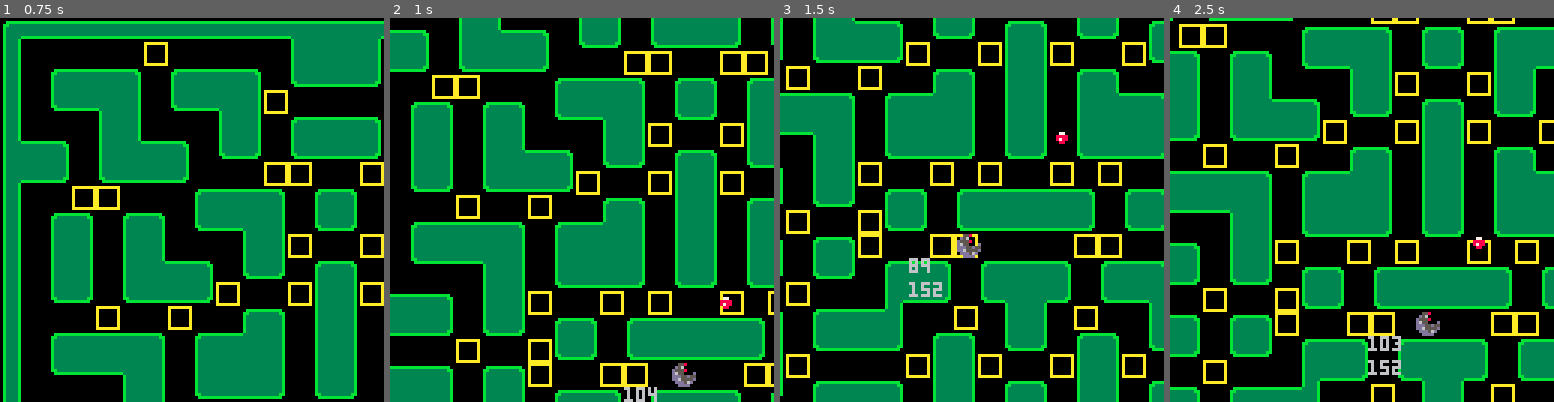
Above: before the commit, frames 1-4 (left to right).
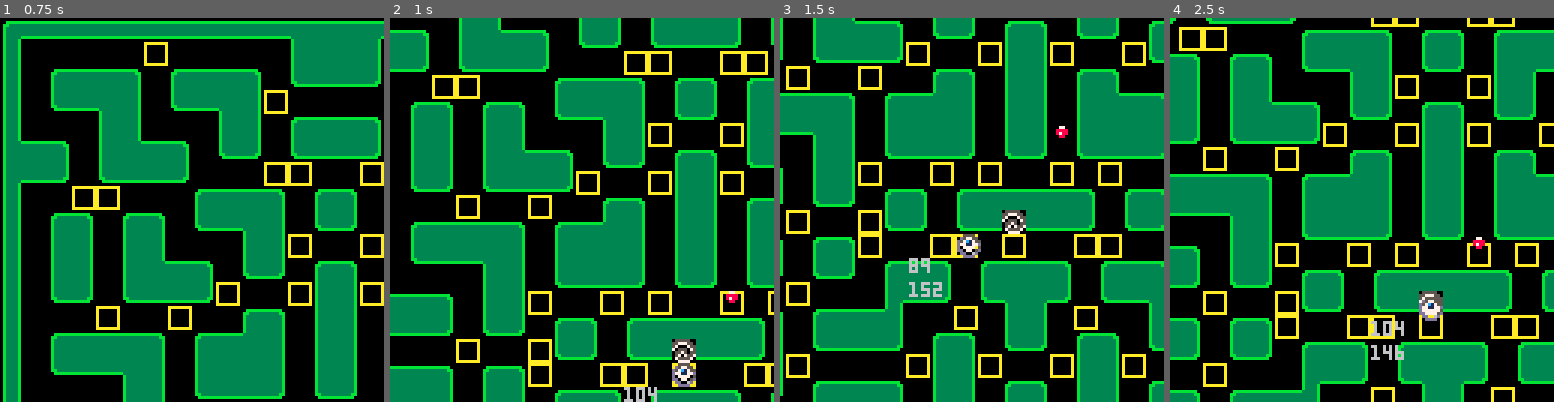
Above: after the commit, the same moments.

Repository: gnarza/CreepyCrawlers
Game: PICO-8 cartridge src/creepycrawler.p8
Two runs of this game, one before a commit and one after it. Both use one fixed random seed, a clock stepped at 60 frames per second and the inputs below.
Inputs:
- Up to frame 1 (0.75 s): tap X (X key) at 0.33 s; tap O (Z key) at 0.7 s
- Up to frame 2 (1 s): no input
- Up to frame 3 (1.5 s): tap X (X key) at 1.07 s
- Up to frame 4 (2.5 s): hold Right 1.6-2.1 s; tap O (Z key) at 1.7, 2.1 s; tap X (X key) at 1.85 s; hold Up 2.15-2.42 s; hold Right from 2.47 s (still down)

Frame 1 is identical in both runs. In frame 2, 0.8% of the frame differs, in the area x 73-91%, y 71-97%; in frame 3, 0.8%; in frame 4, 15%, in the area x 0-100%, y 0-99%.

Commit message:
Added Bug Evade And Bug Terminate
Bug now evades player, terminates itself at end of life-cycle, and dies if eaten by crawler.

Diff:
--- a/src/creepycrawler.p8
+++ b/src/creepycrawler.p8
@@ -89,16 +89,7 @@
  centerX=108
  centerY=120
 
--- these are all the tiles where actors have to make_bug
--- a decision on where to turn {x,y}
- forks={{6,1},{21,1},{11,3},{16,3},{3,7},{24,7},{11,6},
-  {15,6},{12,9},{15,9},{9,11},{12,11},{15,11},{18,11},
-  {1,12},{4,12},{7,12},{20,12},{23,12},{26,12},{23,18},
-  {20,16},{17,16},{15,16},{12,16},{10,16},{7,16},{4,18},
-  {7,18},{4,18},{7,19},{10,19},{11,19},{16,19},{17,19},
-  {20,19},{4,21},{23,21},{16,22},{11,22},{23,24},{18,24},
-  {9,24},{4,24},{1,26},{4,26},{23,26},{26,26},{18,27},
-  {12,27},{9,27},{4,29},{23,29},{20,18},{15,24},{12,24},{15,27}}
+ spawns={{104,144}}
 
  cam={}
  cam.x=0
@@ -111,7 +102,6 @@
 
 -- timer
  t=0
- t2=0
 
  pl=make_crawler(112,152)
  pl.sprite=32
@@ -123,6 +113,7 @@
  -- delete later
  make_bug(112,128)
  change_dir(bugs[1], 1,0)
+ bugs[1].state=2
 end
 
 function play_update()
@@ -140,7 +131,7 @@
 
 	draw_crawlers()
   draw_bugs()
-  -- print(newWay,pl.x-16,pl.y)
+  -- print(bugs[1].lifecyle,pl.x-16,pl.y)
   print(pl.x, pl.x-16,pl.y+8)
   print(pl.y, pl.x-16,pl.y+16)
 end
@@ -161,6 +152,7 @@
   --states:
   --1=crawl/wander
   --2=evade
+  --3=terminate
   b.state=1
 
   add(bugs,b)
@@ -251,6 +243,7 @@
         end
         a.tail=newTail
         a.length+=1
+        del(bugs,b)
       end
     end
 
@@ -291,21 +284,32 @@
 end
 
 function update_bugs()
--- needs path choosing mechanism...
--- after path choosing implemented then
 -- needs an algorithm for each state of the bug
 -- then needs a spawning feature added.
 
   for b in all(bugs) do
+    if(b.lifecyle==0) then
+      b.state=3
+      if(atSpawn(b))then
+        del(bugs,b)
+        break
+      end
+    else
+      b.lifecyle-=1
+    end
+
     if(atFork(b) or wallColl(b))then
-      rnd_mv(b)
-
+      if(b.state==1)then
+        rnd_mv(b)
+      elseif(b.state==2)then
+        local opp=opp_quad(pl)
+        trg_mv(b,opp[1],opp[2])
+      elseif(b.state==3)then
+        trg_mv(b,spawns[1][1],spawns[1][2])
+      end
     end
     b.x+=b.dx*b.speed
     b.y+=b.dy*b.speed
-
-      -- b.y=flr((b.y)/8)*8
-      -- b.x=flr((b.x)/8)*8
 
     -- screen wrapping
     if(b.x>centerX*2-6)then
@@ -325,6 +329,61 @@
     if(#dl>0)then
       change_dirA(o,dl[flr(rnd(#dl+1))])
     end
+end
+
+--target move
+--move towards a target
+function trg_mv(o,tx,ty)
+  --get avalible directions
+  local dl=check_dir(o)
+  --count directions
+  local c=#dl
+  local cd=0--closest dist
+  local fd=0--final direction
+  --find closest to target
+  for i=1,c,1 do
+   local d=dl[i]--dir to test
+   local dt=0--dir dist
+   --get dir dist
+   if(d==0)then
+    dt=dist(o.x+8,tx,o.y,ty)
+   elseif(d==1)then
+    dt=dist(o.x,tx,o.y+8,ty)
+   elseif(d==2)then
+    dt=dist(o.x-8,tx,o.y,ty)
+   elseif(d==3)then
+    dt=dist(o.x,tx,o.y-8,ty)
+   end
+   if(i==1 or dt<cd)then
+    cd=dt
+    fd=d
+   end
+  end
+  if(c>0)then
+   change_dirA(o,fd)
+  end
+end
+
+function dist(x1,x2,y1,y2)
+ return sqrt((x1-x2)*(x1-x2)+
+  (y1-y2)*(y1-y2))
+end
+
+-- return a tile that is in the opposite
+-- quadrant of actor
+function opp_quad(o)
+  local x=o.x
+  local y=o.y
+
+  if(x>112 and y>120)then
+    return {0,0}
+  elseif(x<=112 and y>120)then
+   return {224,0}
+  elseif(x>112 and y<=120)then
+    return {0,248}
+  elseif(x<=112 and y<=120)then
+    return {224,248}
+  end
 end
 
 -- finds available directions
@@ -393,14 +452,6 @@
 end
 
 function atFork(a)
-  -- local bugXTile=flr(b.x/8)
-  -- local bugYTile=flr(b.y/8)
-  --
-  -- for f in all(forks) do
-  --   if(bugXTile==f[1] and bugYTile==f[2]) return true
-  -- end
-  --
-  -- return false
   local dx=a.dx
   local dy=a.dy
 
@@ -415,6 +466,23 @@
   local ytile=flr((y+min(dy,0))/8)+max(dy,0)
 
   return(fget(mget(xtile,ytile), 7))
+end
+
+function atSpawn(a)
+  local dx=a.dx
+  local dy=a.dy
+
+  local x=a.x
+  local y=a.y
+
+  if(dy!=0) x=flr((x+4)/8)*8
+  if(dx!=0) y=flr((y+4)/8)*8
+
+  -- get tile ahead of crawler
+  local xtile=flr((x+min(dx,0))/8)+max(dx,0)
+  local ytile=flr((y+min(dy,0))/8)+max(dy,0)
+
+  return(fget(mget(xtile,ytile), 1))
 end
 
 -- return true if crawler colliding with bug
@@ -513,16 +581,16 @@
 3333333333333333333333333333333333333333333333330bb3333333333bb0333333b00b3333330b333333333333b0333333b0333333333333333333333333
 3333333b3333333333333333b3333333bbbbbbbbbbbbbbbb00bbbbbbbbbbbb00b33333b00b33333b0b333333b33333b0333333b033333333b33333333333333b
 333333b033333333333333330b333333000000000000000000000000000000000b3333b00b3333b00b3333330b3333b0333333b0333333330b333333333333b0
-005580000055d50000000000aaaaaaaa000000000000000000000000000000000000000000000000000000000000000000000000000000000000000000000000
-0d5600000d55555000000000a000000a000000000000000000000000000000000000000000000000000000000000000000000000000000000000000000000000
-d5558000d556555500077000a000000a000000000000000000000000000000000000000000000000000000000000000000000000000000000000000000000000
-d655000d65555d5d00888800a000000a000000000000000000000000000000000000000000000000000000000000000000000000000000000000000000000000
-ddd55d55dd55555d00878800a000000a000000000000000000000000000000000000000000000000000000000000000000000000000000000000000000000000
-dd65555ddd655d6d00088000a000000a000000000000000000000000000000000000000000000000000000000000000000000000000000000000000000000000
-0ddd56d00dddddd000000000a000000a000000000000000000000000000000000000000000000000000000000000000000000000000000000000000000000000
-00dddd0000dd6d0000000000aaaaaaaa000000000000000000000000000000000000000000000000000000000000000000000000000000000000000000000000
+005555000055d50000000000aaaaaaaa055555000000000000000000000000000000000000000000000000000000000000000000000000000000000000000000
+0d5775500d55555000000000a000000a557775500000000000000000000000000000000000000000000000000000000000000000000000000000000000000000
+d57c1755d556555500077000a000000a570007550000000000000000000000000000000000000000000000000000000000000000000000000000000000000000
+d771177d65555d5d00888800a000000a705550750000000000000000000000000000000000000000000000000000000000000000000000000000000000000000
+d0777705dd55555d00878800a000000a055750550000000000000000000000000000000000000000000000000000000000000000000000000000000000000000
+dd07705ddd655d6d00088000a000000a057075570000000000000000000000000000000000000000000000000000000000000000000000000000000000000000
+0dd006d00dddddd000000000a000000a075555700000000000000000000000000000000000000000000000000000000000000000000000000000000000000000
+00dddd0000dd6d0000000000aaaaaaaa007777000000000000000000000000000000000000000000000000000000000000000000000000000000000000000000
 __gff__
-0001010101010101010101010101010101010101010101010101010101010101204000800000000000000000010101010000000000000000000000000000000000000000000000000000000000000000000000000000000000000000000000000000000000000000000000000000000000000000000000000000000000000000
+0001010101010101010101010101010101010101010101010101010101010101204000800200000000000000010101010000000000000000000000000000000000000000000000000000000000000000000000000000000000000000000000000000000000000000000000000000000000000000000000000000000000000000
 0000000000000000000000000000000000000000000000000000000000000000000000000000000000000000000000000000000000000000000000000000000000000000000000000000000000000000000000000000000000000000000000000000000000000000000000000000000000000000000000000000000000000000
 __map__
 1905050505050505050505051e1d1d1f05050505050505050505051800000000000000000000000000000000000000000000000000000000000000000000000000000000000000000000000000000000000000000000000000000000000000000000000000000000000000000000000000000000000000000000000000000000
@@ -543,8 +611,8 @@
 0a000000000d0e00060f0f0700060700060f0f07000d0e000000000a00000000000000000000000000000000000000000000000000000000000000000000000000000000000000000000000000000000000000000000000000000000000000000000000000000000000000000000000000000000000000000000000000000000
 1a1d1d08000d0e23000023002300002300230000230d0e00091d1d1c00000000000000000000000000000000000000000000000000000000000000000000000000000000000000000000000000000000000000000000000000000000000000000000000000000000000000000000000000000000000000000000000000000000
 060f0f0700060700090800091d1d1d1d0800090800060700060f0f0700000000000000000000000000000000000000000000000000000000000000000000000000000000000000000000000000000000000000000000000000000000000000000000000000000000000000000000000000000000000000000000000000000000
-0000000023000023060700060f0f0f0f07000607230000230000000000000000000000000000000000000000000000000000000000000000000000000000000000000000000000000000000000000000000000000000000000000000000000000000000000000000000000000000000000000000000000000000000000000000
-091d1d080009082300002323000000002323000023090800091d1d0800000000000000000000000000000000000000000000000000000000000000000000000000000000000000000000000000000000000000000000000000000000000000000000000000000000000000000000000000000000000000000000000000000000
+0000000023000023060700060f240f0f07000607230000230000000000000000000000000000000000000000000000000000000000000000000000000000000000000000000000000000000000000000000000000000000000000000000000000000000000000000000000000000000000000000000000000000000000000000
+091d1d080009082300002323002300002323000023090800091d1d0800000000000000000000000000000000000000000000000000000000000000000000000000000000000000000000000000000000000000000000000000000000000000000000000000000000000000000000000000000000000000000000000000000000
 0b0f0f0700060700091d0800091d1d0800091d0800060700060f0f1b00000000000000000000000000000000000000000000000000000000000000000000000000000000000000000000000000000000000000000000000000000000000000000000000000000000000000000000000000000000000000000000000000000000
 0a00000023000000020f07000613100700060f04000000230000000a00000000000000000000000000000000000000000000000000000000000000000000000000000000000000000000000000000000000000000000000000000000000000000000000000000000000000000000000000000000000000000000000000000000
 0a00090800091d1d03000023000d0e002300000c1d1d08000908000a00000000000000000000000000000000000000000000000000000000000000000000000000000000000000000000000000000000000000000000000000000000000000000000000000000000000000000000000000000000000000000000000000000000
